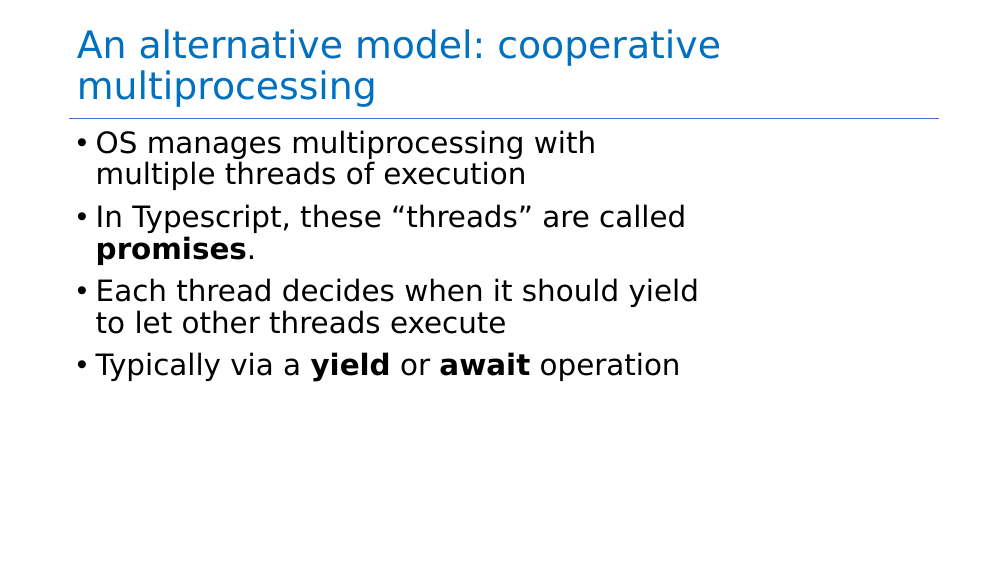
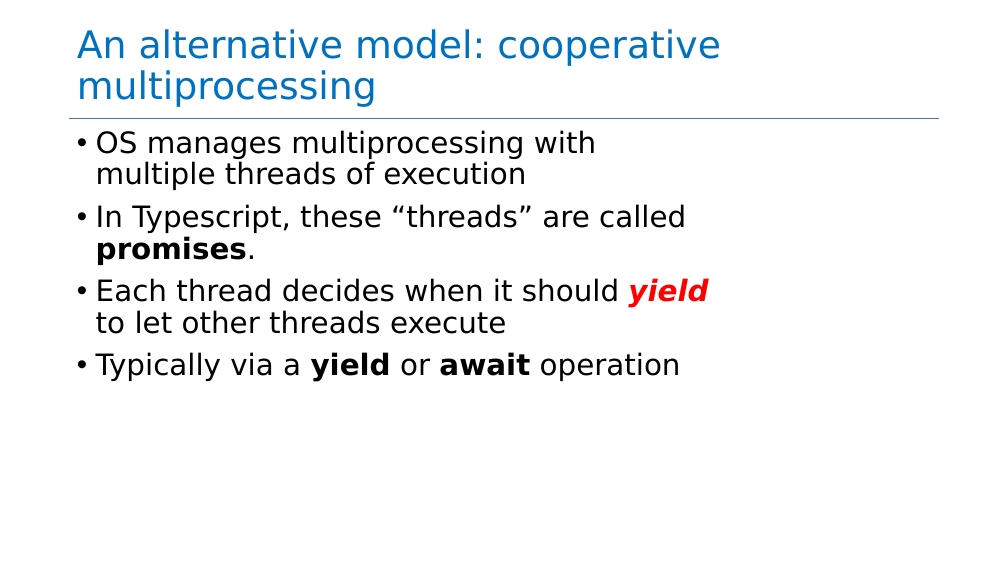
Before and after one commit to neu-se/CS4530-Spring-2023, a slide deck: slide 5 of Slides/Module 05 Concurrency Patterns in Typescript.pptx. Drawn at 1008x567 pixels with LibreOffice and Linux fonts; fonts in the diff are those of the drawing. Boxes give left, top, right and bottom in pixels: in the first picture for what was removed or moved away, otherwise in the second. Text is boxed around its words. In the diff, an @@ line names an element or a change of style, - is before the commit and + after.

```diff
--- a/Slides/Module 05 Concurrency Patterns in Typescript.pptx
+++ b/Slides/Module 05 Concurrency Patterns in Typescript.pptx
@@ text at (96, 278, 708, 334): text colour #000000 to #FF0000, bold on, italic on in "yield" @@
```
Also in this commit, not shown: 10 other slides changed, 1 other file.
